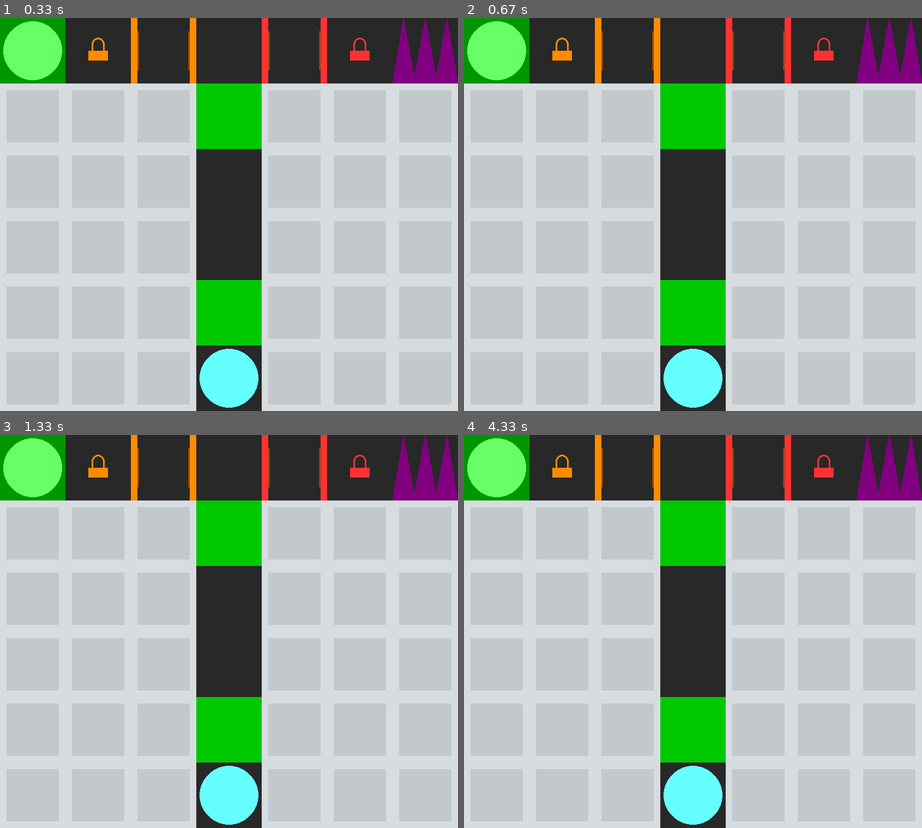
Above: before the commit, frames 1-4 (two rows, left to right).
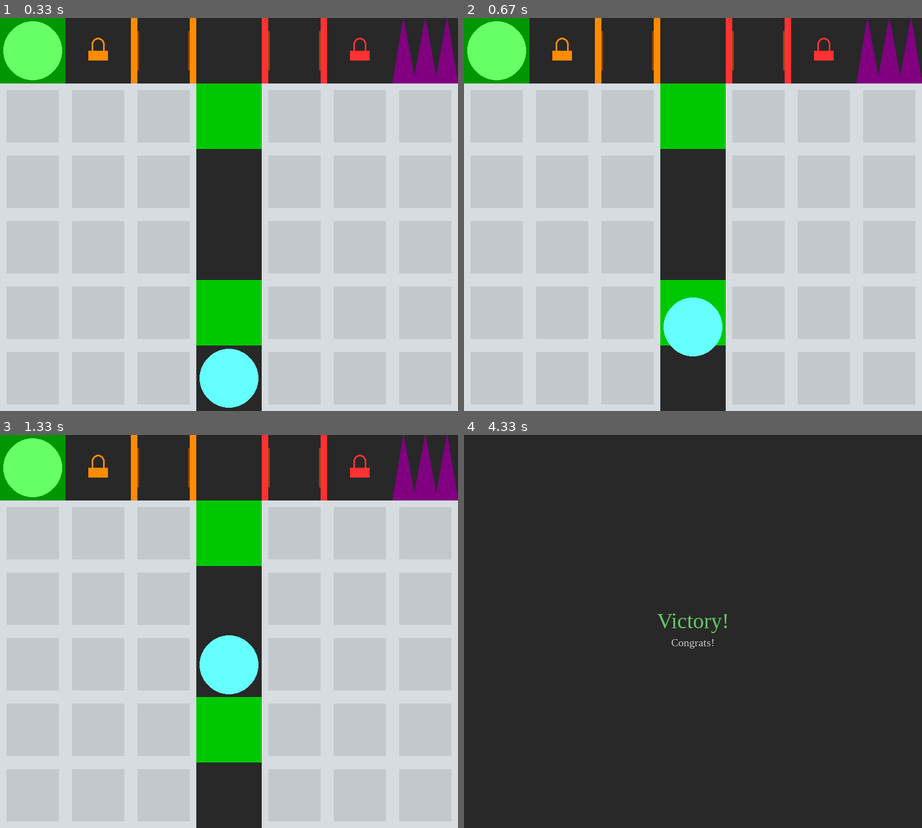
Above: after the commit, the same moments.

Repository: WingedSeal/mazegame
Game: pygame game, started from src/main.py
Two runs of this game, one before a commit and one after it. Both use one fixed random seed, a clock stepped at 60 frames per second and the inputs below.
Inputs:
- Up to frame 1 (0.33 s): no input
- Up to frame 2 (0.67 s): no input
- Up to frame 3 (1.33 s): no input
- Up to frame 4 (4.33 s): tap Enter at 3.33, 3.67, 4 s

Frame 1 is identical in both runs. In frame 2, 2.8% of the frame differs, in the area x 43-57%, y 71-100%; in frame 3, 3.0%; in frame 4, 83%, in the area x 0-100%, y 0-100%.

Commit message:
fix: make default open door work

Diff:
--- a/src/main.py
+++ b/src/main.py
@@ -2,7 +2,17 @@
 
 
 def script():
-    pass
+    move(UP)
+    color = get_color()
+    for _ in range(3):
+        move(UP)
+    is_color_match = get_color() == color
+    move(UP)
+    for _ in range(3):
+        if is_color_match:
+            move(LEFT)
+        else:
+            move(RIGHT)
 
 
 run(script, NORMAL3)
--- a/src/mazegame/api/maps/normal3.py
+++ b/src/mazegame/api/maps/normal3.py
@@ -10,9 +10,9 @@
         [
             Exit(),
             Lock(color3),
-            DoorFrame(Door(color3)),
+            Door(color3, open=True),
             None,
-            DoorFrame(Door(color4)),
+            Door(color4, open=True),
             Lock(color4),
             Spike(),
         ],
@@ -24,4 +24,23 @@
     ]
 )
 
-NORMAL3 = NORMAL3_1
+NORMAL3_2 = Map(
+    [
+        [
+            Spike(),
+            Lock(color3),
+            Door(color3, open=True),
+            None,
+            Door(color4, open=True),
+            Lock(color4),
+            Exit(),
+        ],
+        [Block(), Block(), Block(), ColoredFloor(color2), Block(), Block(), Block()],
+        [Block(), Block(), Block(), None, Block(), Block(), Block()],
+        [Block(), Block(), Block(), None, Block(), Block(), Block()],
+        [Block(), Block(), Block(), ColoredFloor(color1), Block(), Block(), Block()],
+        [Block(), Block(), Block(), Player(), Block(), Block(), Block()],
+    ]
+)
+
+NORMAL3 = [NORMAL3_1, NORMAL3_2]
--- a/src/mazegame/game.py
+++ b/src/mazegame/game.py
@@ -107,14 +107,16 @@
         """Time delta in milisecond"""
         for y, row in enumerate(self.map.map):
             for x, tile in enumerate(row):
-                if tile is not None:
-                    tile.init((x, y), self.tile_size, self.surfs)
-                    if tile.tile_under is not None:
-                        tile.tile_under.init((x, y), self.tile_size, self.surfs)
-                        tile.tile_under.rect.topleft = tile.tile_under.get_top_left(
-                            (x, y)
-                        )
-                    tile.rect.topleft = tile.get_top_left((x, y))
+                if tile is None:
+                    continue
+
+                tile.init((x, y), self.tile_size, self.surfs)
+                if tile.tile_under is not None:
+                    tile.tile_under.init((x, y), self.tile_size, self.surfs)
+                    tile.tile_under.rect.topleft = tile.tile_under.get_top_left((x, y))
+                tile.rect.topleft = tile.get_top_left((x, y))
+                if tile._auto_remove:
+                    self.map.map[y][x] = tile.tile_under
 
     def _get_tile_size(self) -> tuple[int, int, int]:
         """
--- a/src/mazegame/map.py
+++ b/src/mazegame/map.py
@@ -44,6 +44,7 @@
     pos: tuple[int, int] = (0, 0)
     old_pos: tuple[int, int] = (0, 0)
     tile_under: "Tile | None" = None
+    _auto_remove: bool = False
 
     @abstractmethod
     def init(
@@ -247,12 +248,17 @@
         )
 
 
+_HIDEN_KEY = object()
+
+
 class Door(Tile, HasColor):
     surfs: dict[Color, pygame.Surface] = {}
 
-    def __init__(self, color: Color) -> None:
+    def __init__(self, color: Color, *, open: bool = False) -> None:
         self.color = color
-        self.tile_under = DoorFrame(self)
+        self.tile_under = DoorFrame(self, _HIDEN_KEY)
+        if open:
+            self._auto_remove = True
         super().__init__()
 
     def init(
@@ -293,7 +299,9 @@
 class DoorFrame(TouchableTile, HasColor):
     surfs: dict[Color, pygame.Surface] = {}
 
-    def __init__(self, door: Door) -> None:
+    def __init__(self, door: Door, _hiden_key: object) -> None:
+        if _hiden_key is not _HIDEN_KEY:
+            raise Exception("Do not construct DoorFrame object manually.")
         self.color = door.color
         self.door = door
 
